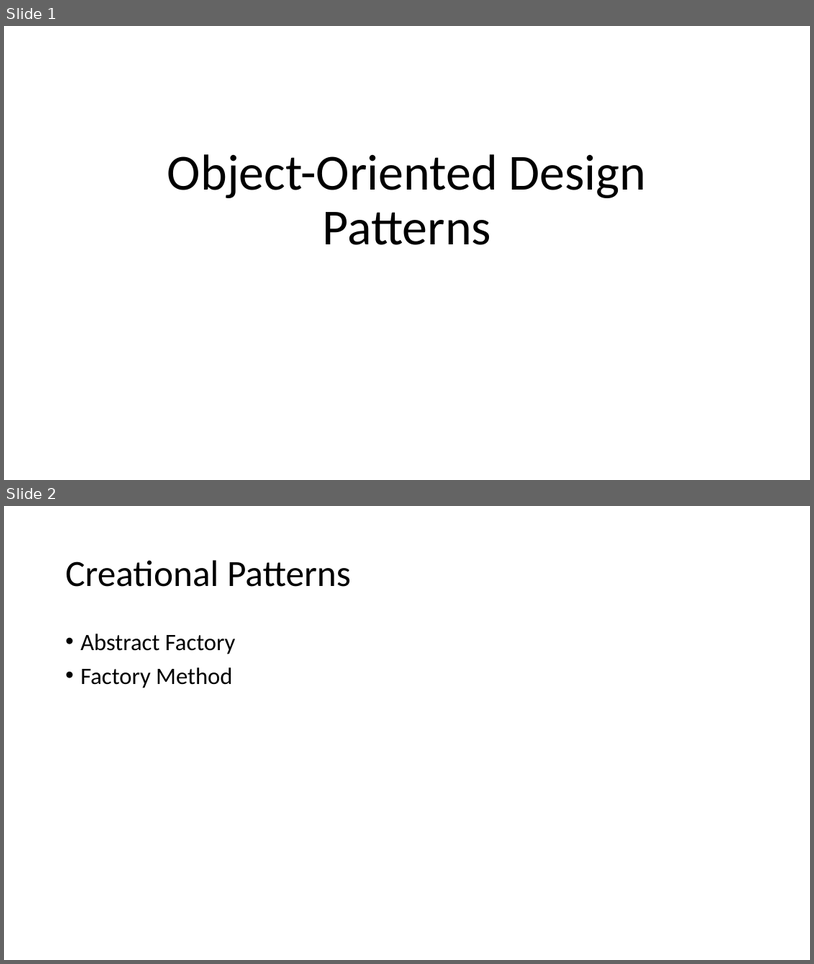
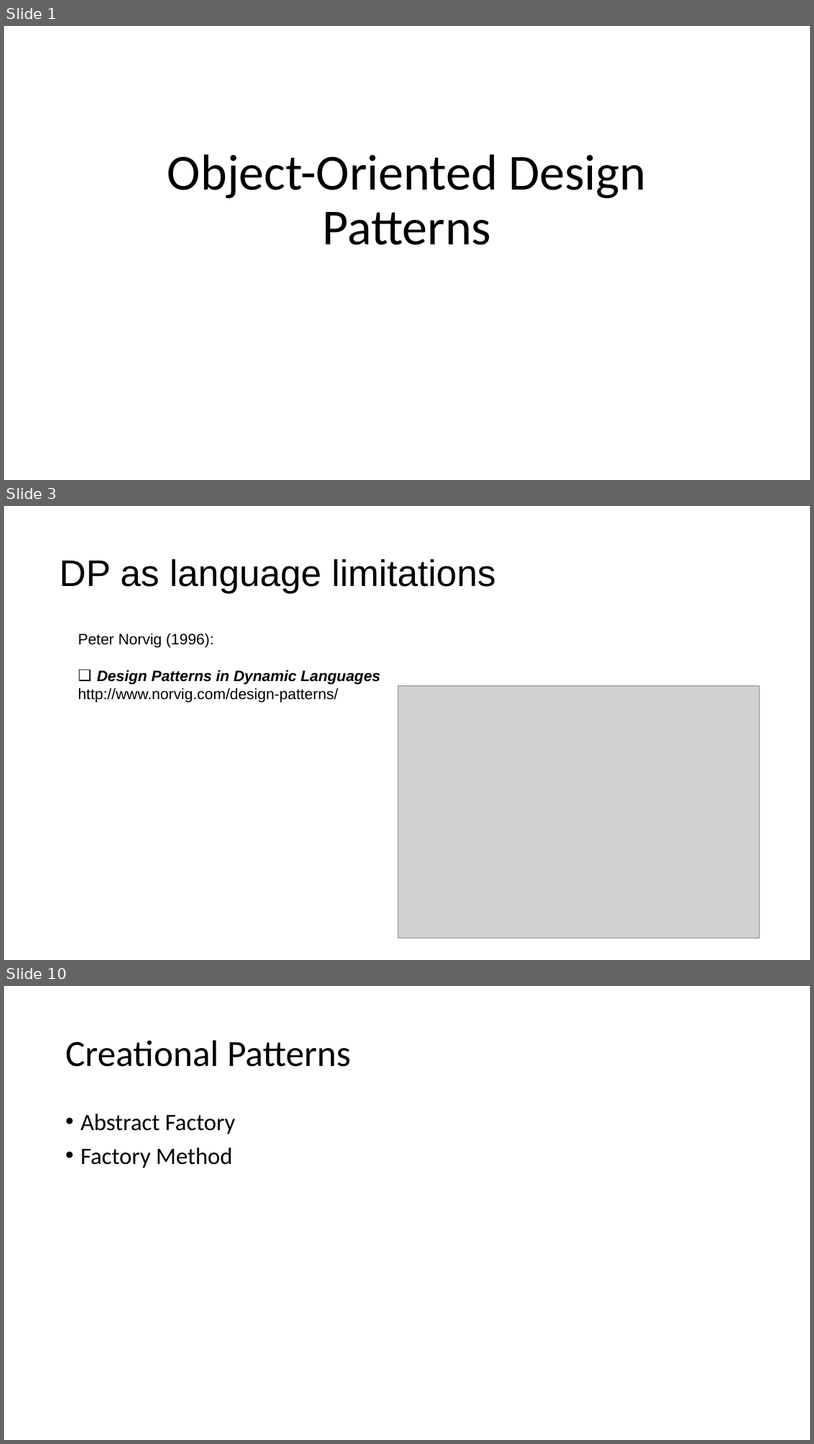
Before and after one commit to lzbair/OO-Paradigm, a slide deck: design-patterns/introduction.pptx. Shown one above the other, each under a label of ours: slides 1 and 2 before the commit, slides 1, 3 and 10 after it; the slides between them are not shown. The pictures are 814x964 and 814x1444 pixels, drawn with LibreOffice and Linux fonts; fonts in the diff are those of the drawing; grey boxes stand for pictures. Boxes give left, top, right and bottom in pixels: in the first picture for what was removed or moved away, otherwise in the second. Text is boxed around its words. In the diff, an @@ line names an element or a change of style, - is before the commit and + after.

```diff
--- a/design-patterns/introduction.pptx
+++ b/design-patterns/introduction.pptx
@@ slide 3 added at (x1=4, y1=506, x2=810, y2=960), background #FFFFFF @@
@@ title added at (x1=59, y1=559, x2=496, y2=593), 44 pt, text #000000 @@
+DP as language limitations
@@ text added at (x1=78, y1=633, x2=381, y2=702), 18 pt, text #000000 @@
+Peter Norvig (1996):
+❑ Design Patterns in Dynamic Languages
+http://www.norvig.com/design-patterns/
@@ picture added at (x1=399, y1=686, x2=759, y2=938) @@
@@ what was slide 2 is now slide 10 @@
```
Also in this commit, not shown: 7 other slides added.
